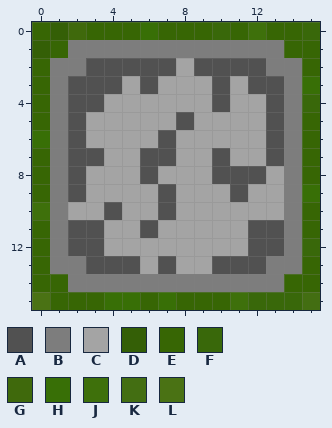
Pixel-art sprite -- Climate Quest/Content/Textures/MaterialTiles/recycling.png. This is how it looked before the edit.
The file is 16x16 pixels. Colours within 5 levels of each other are drawn and written as one.
Palette (. is transparent): A #515151  B #7d7d7d  C #a4a4a4  D #345f06  E #376604  F #39680a  G #3f690c  H #386f06  J #3e700b  K #436e12  L #4a7214
After the commit:
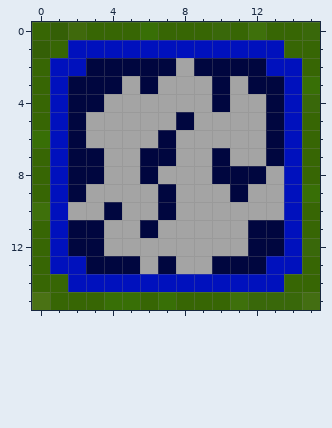
From the commit log: made recycling bin blue
Change:
colour A: #515151 -> #00063f
colour B: #7d7d7d -> #0011bd
y 8: x 3 C -> A
